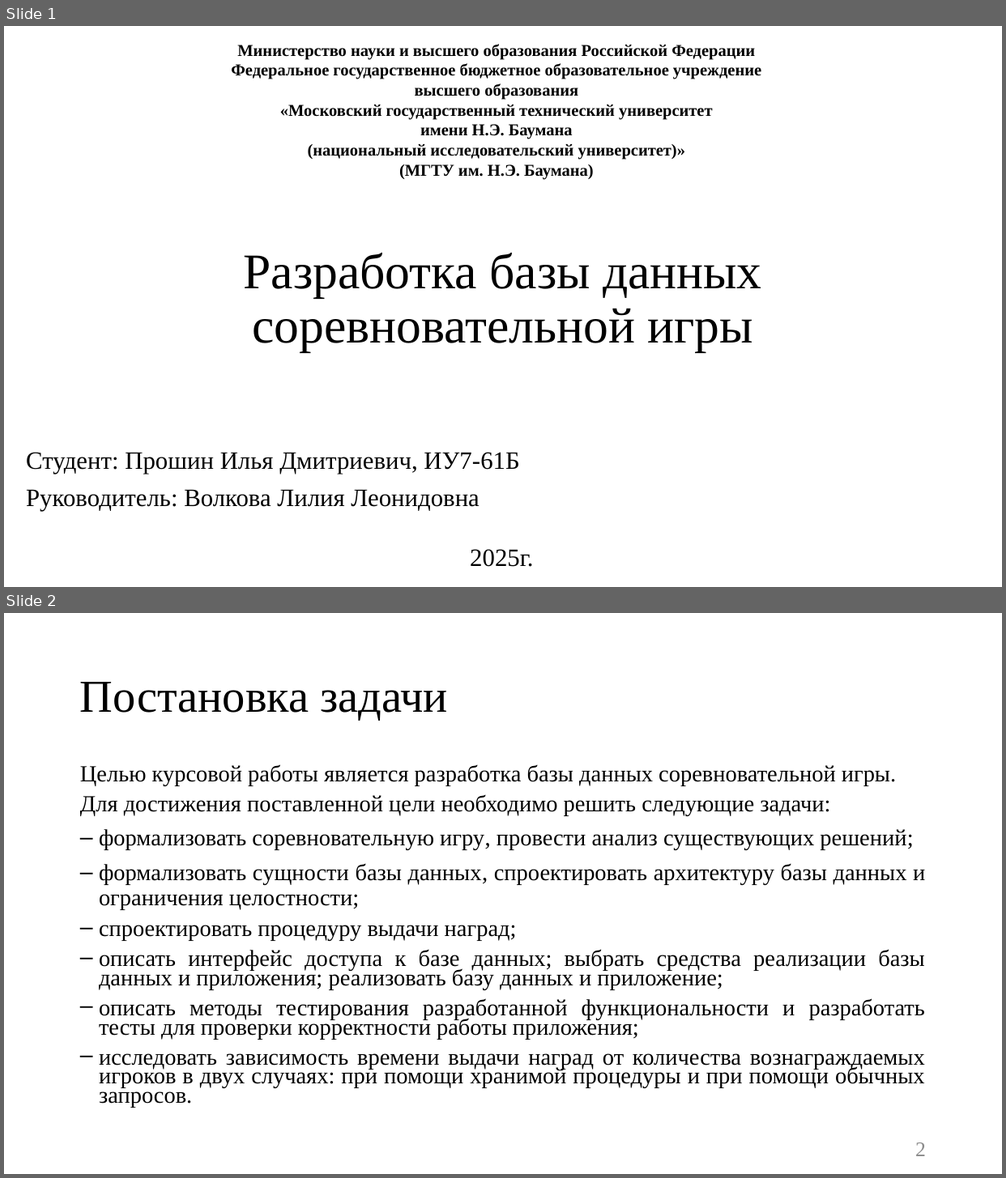
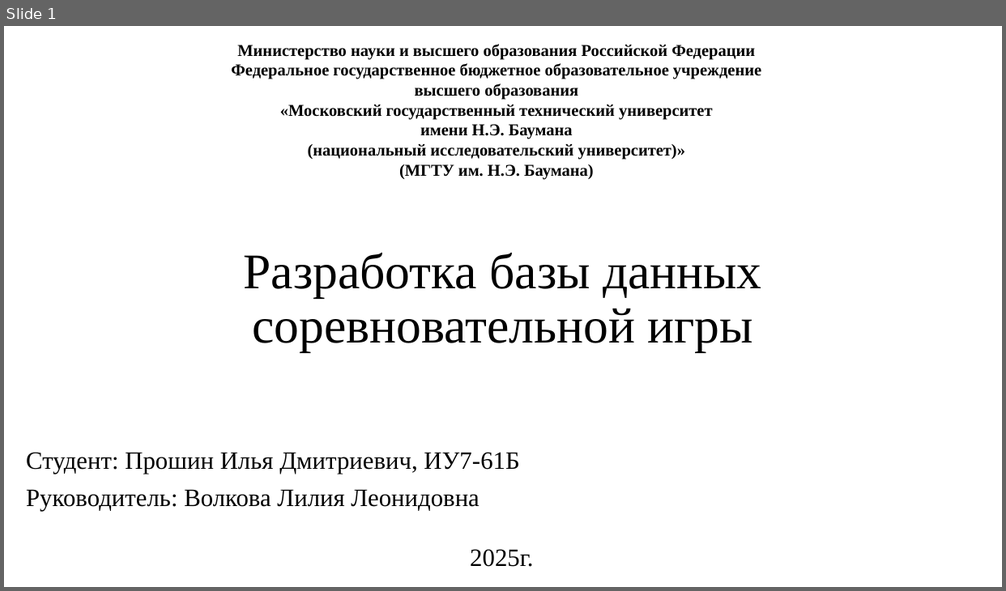
Before and after one commit to Kukushenok/competitive-math-game, a slide deck: docs/presentation.pptx. Shown one above the other, each under a label of ours: slides 1 and 2 before the commit, slide 1 after it. The pictures are 1006x1178 and 1006x591 pixels, drawn with LibreOffice and Linux fonts; fonts in the diff are those of the drawing. Boxes give left, top, right and bottom in pixels: in the first picture for what was removed or moved away, otherwise in the second. Text is boxed around its words. In the diff, an @@ line names an element or a change of style, - is before the commit and + after.

```diff
--- a/docs/presentation.pptx
+++ b/docs/presentation.pptx
@@ slide 2 removed at box(4, 613, 1002, 1174), background #FFFFFF @@
@@ title removed at box(80, 682, 448, 721) @@
-Постановка задачи
@@ text removed at box(80, 764, 925, 1108) @@
-Целью курсовой работы является разработка базы данных соревновательной игры.
-Для достижения поставленной цели необходимо решить следующие задачи:
-‒ формализовать соревновательную игру, провести анализ существующих решений;
-‒ формализовать сущности базы данных, спроектировать архитектуру базы данных и ограничения целостности;
-‒ спроектировать процедуру выдачи наград;
-‒ описать интерфейс доступа к базе данных; выбрать средства реализации базы данных и приложения; реализовать базу данных и приложение;
-‒ описать методы тестирования разработанной функциональности и разработать тесты для проверки корректности работы приложения;
-‒ исследовать зависимость времени выдачи наград от количества вознаграждаемых игроков в двух случаях: при помощи хранимой процедуры и при помощи обычных запросов.
@@ page number removed at box(915, 1143, 926, 1157) @@
-2
```
Also in this commit, not shown: 3 slides changed, 1 slide added, 1 other slide removed, 15 other files.
